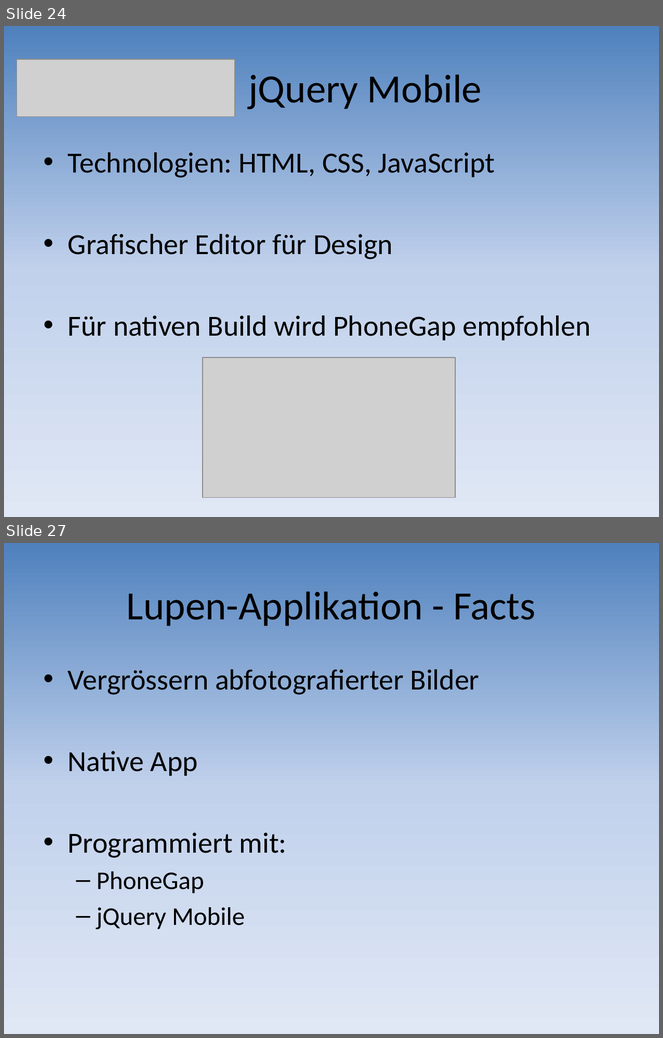
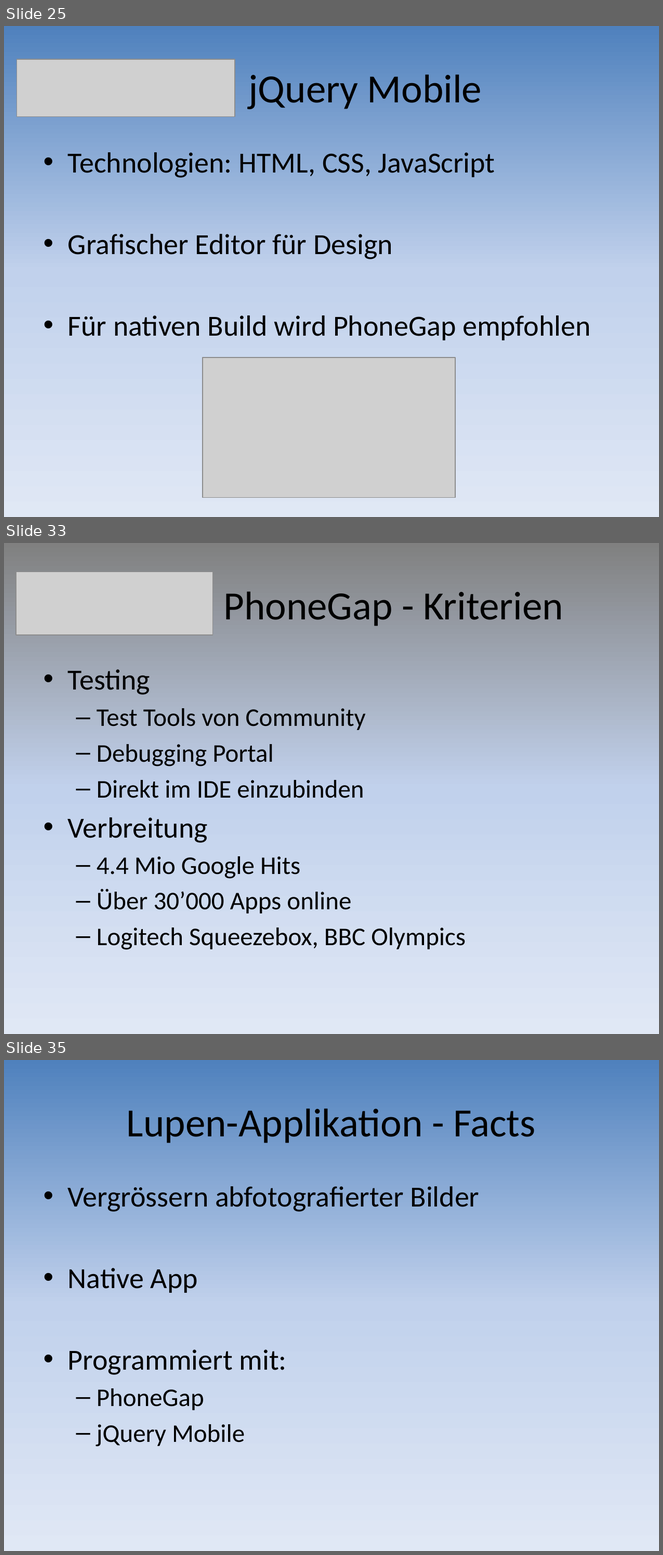
Before and after one commit to mtwords/hand-held, a slide deck: Documents/10_Frameworks_Presentation.pptx. Shown one above the other, each under a label of ours: slides 24 and 27 before the commit, slides 25, 33 and 35 after it; the slides between them are not shown. The pictures are 663x1038 and 663x1555 pixels, drawn with LibreOffice and Linux fonts; fonts in the diff are those of the drawing; grey boxes stand for pictures. Boxes give left, top, right and bottom in pixels: in the first picture for what was removed or moved away, otherwise in the second. Text is boxed around its words. In the diff, an @@ line names an element or a change of style, - is before the commit and + after.

```diff
--- a/Documents/10_Frameworks_Presentation.pptx
+++ b/Documents/10_Frameworks_Presentation.pptx
@@ slide 33 added at bbox=[4, 543, 659, 1034], background gradient #808080 to #C2D1ED to #E1E8F5 @@
@@ picture added at bbox=[16, 572, 213, 635] @@
@@ title added at bbox=[224, 591, 564, 626], 44 pt, text #000000 @@
+PhoneGap - Kriterien
@@ text added at bbox=[68, 669, 466, 950], 28 pt, text #000000 @@
+• Testing
+  – Test Tools von Community
+  – Debugging Portal
+  – Direkt im IDE einzubinden
+• Verbreitung
+  – 4.4 Mio Google Hits
+  – Über 30’000 Apps online
+  – Logitech Squeezebox, BBC Olympics
@@ what was slide 24 is now slide 25 @@
@@ what was slide 27 is now slide 35 @@
```
Also in this commit, not shown: 7 slides changed, 12 other slides added, 1 slide removed.
